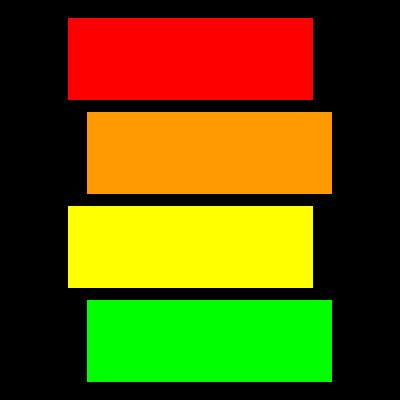
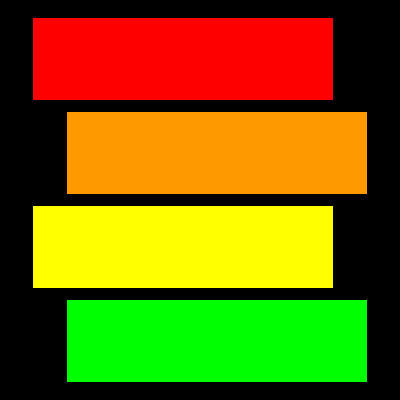
Comparing the layer stacks of the two 400px x 400px images. Changes:
renamed "Layer 3 copy 3" to "Layer 8", painted on it over (67, 300, 367, 382)
renamed "Layer 3 copy 2" to "Layer 7", painted on it over (33, 206, 333, 288)
renamed "Layer 3 copy" to "Layer 6", painted on it over (67, 112, 367, 194)
renamed "Layer 3" to "Layer 5", painted on it over (33, 18, 333, 100)
